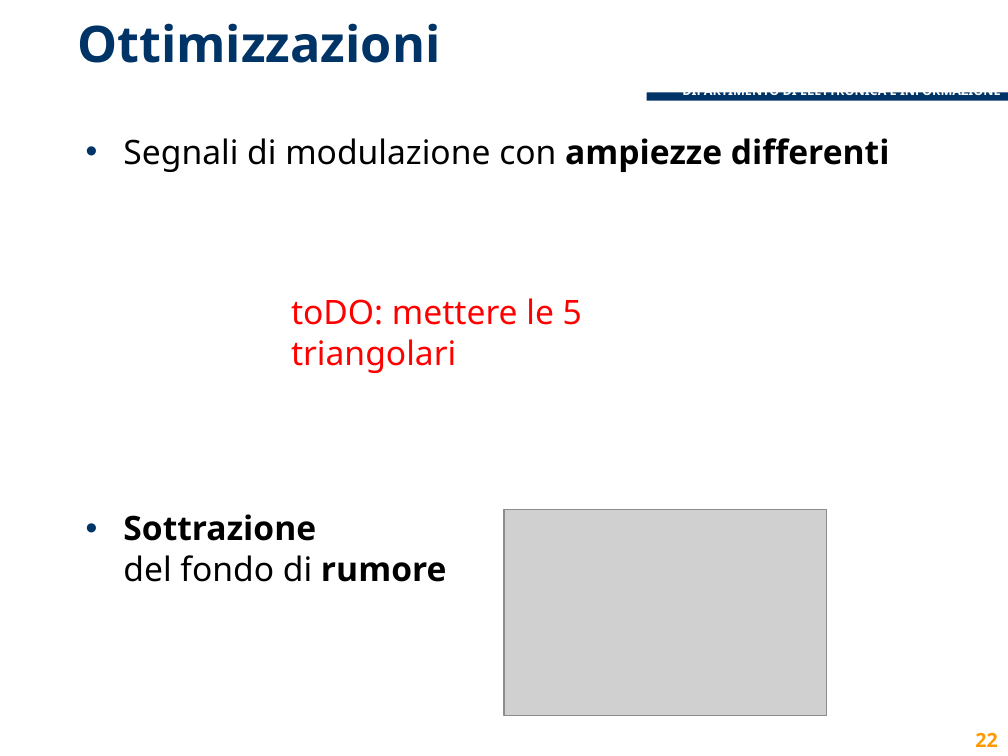
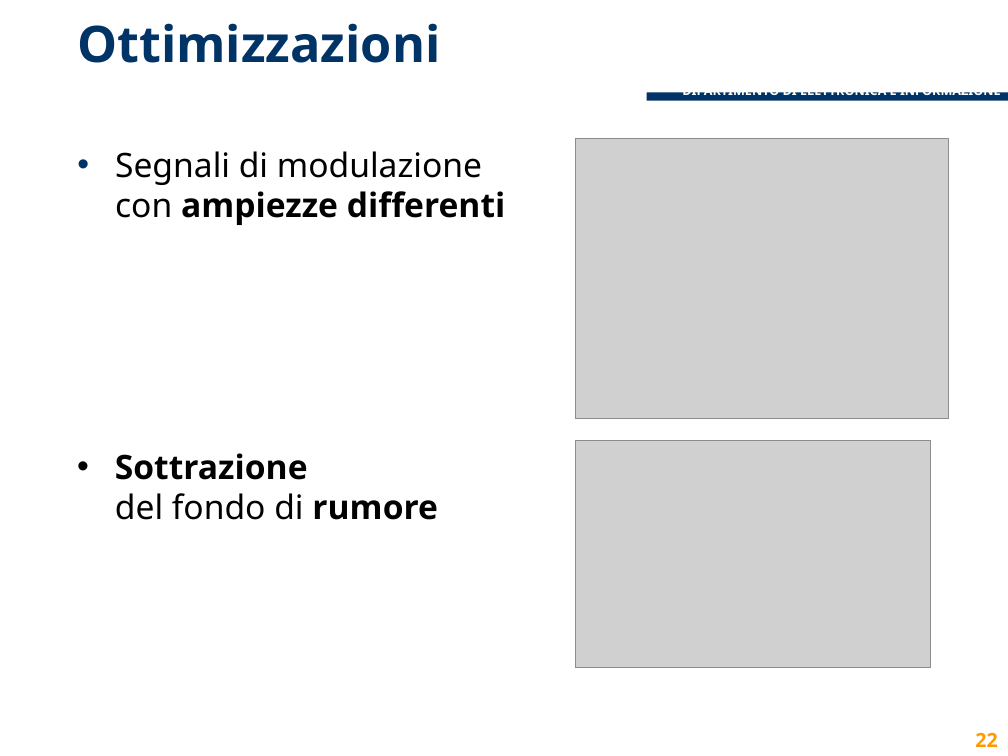
Before and after one commit to lcavagnispolimi/thesis_latex, a slide deck: slide 22 of presentazione_discussione.pptx. Drawn at 1008x756 pixels with LibreOffice and Linux fonts; fonts in the diff are those of the drawing; grey boxes stand for pictures; background and template pictures are left out. Boxes give left, top, right and bottom in pixels: in the first picture for what was removed or moved away, otherwise in the second. Text is boxed around its words. In the diff, an @@ line names an element or a change of style, - is before the commit and + after.

```diff
--- a/presentazione_discussione.pptx
+++ b/presentazione_discussione.pptx
@@ text "Segnali di modulazione con ampiezze ...": place and size @@
-text "Segnali di modulazione con ampiezze ..." at bbox=[123, 138, 890, 582]
+text "Segnali di modulazione con ampiezze ..." at bbox=[115, 151, 506, 225]
@@ picture added at bbox=[576, 139, 949, 419] @@
@@ text removed at bbox=[291, 298, 582, 373] @@
-toDO: mettere le 5 triangolari
@@ picture: place and size @@
-picture at bbox=[504, 510, 827, 717]
+picture at bbox=[576, 440, 930, 667]
@@ text added at bbox=[115, 453, 438, 520], 24 pt, text #000000, bold @@
+• Sottrazione
+  del fondo di rumore
@@ text at bbox=[123, 514, 447, 582]: paragraph removed @@
-• Sottrazione
-  del fondo di rumore
```
Also in this commit, not shown: 7 other slides changed.
